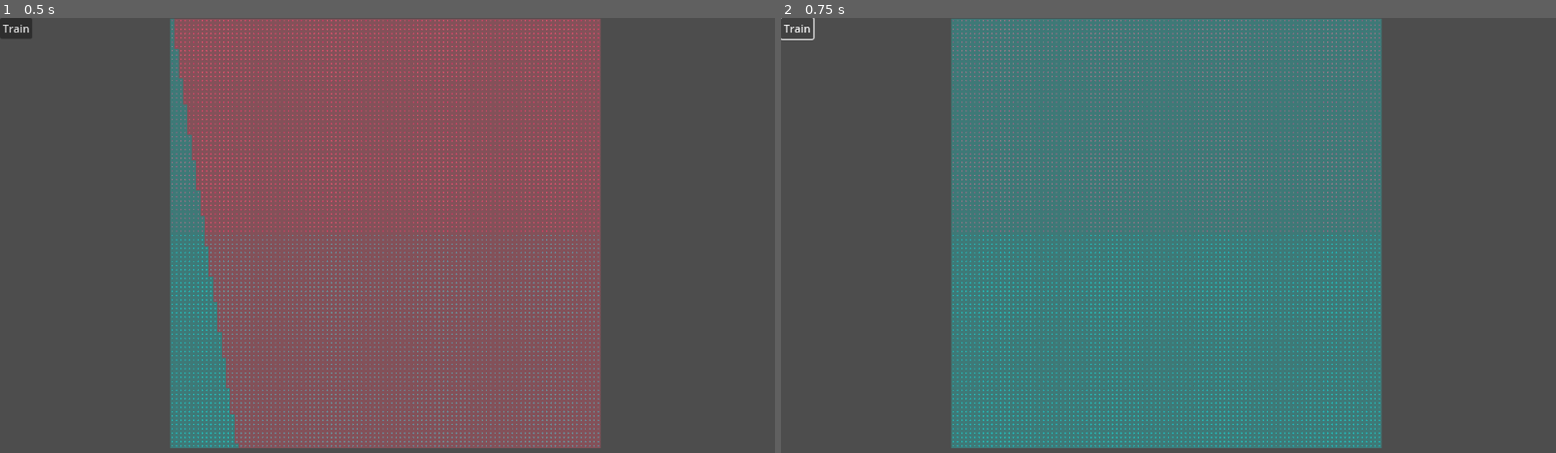
Above: before the commit, frames 1-2 (left to right).
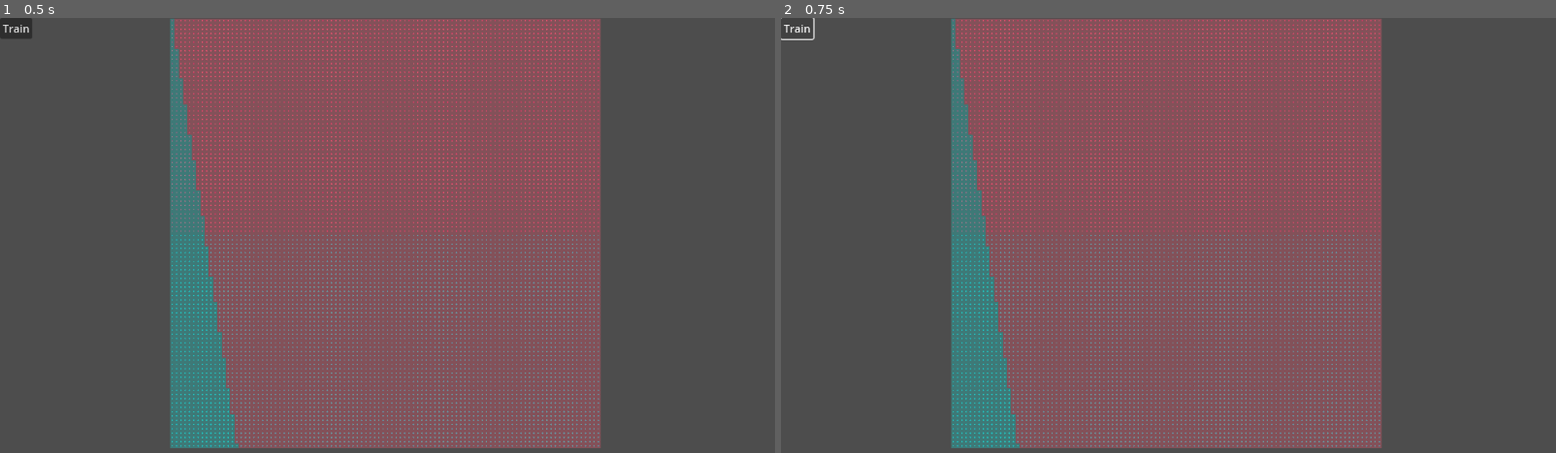
Above: after the commit, the same moments.

Repository: AlexAb123/Neural-Network
Game: Godot game, scene res://scenes/main.tscn
Two runs of this game, one before a commit and one after it. Both use one fixed random seed, a clock stepped at 60 frames per second and the inputs below.
Inputs:
- Up to frame 1 (0.5 s): no input
- Up to frame 2 (0.75 s): click "Train" at 0.5 s

Frame 1 is identical in both runs. In frame 2, 50% of the frame differs, in the area x 22-78%, y 0-99%.

Commit message:
nans were from the wird stuff with softmax and cross entropy, just hardcode the derivatives instead

Diff:
--- a/saves/neural_network_save.json
+++ b/saves/neural_network_save.json
@@ -1 +1 @@
-{"cost":"CROSS_ENTROPY","layers":[{"activation":"LEAKY_RELU","bias_gradients":[0,0,0],"biases":[-0.00426620662212,-0.00378046572208,-0.00291492521763],"deltas":[0,0,0],"input_count":2,"output_count":3,"outputs":[0,0,51.1278309678073],"weight_gradients":[[0,0],[0,0],[0,0]],"weighted_sums":[-126.44328140782,-67.8919334277348,51.1278309678073],"weights":[[-2.3344992969221,0.652815376506083],[-1.23690990913769,0.0472973468534762],[0.911019262218591,0.341562157000801]]},{"activation":"SOFTMAX","bias_gradients":[0,0],"biases":[-0.1227256550109,0.118436401805841],"deltas":[0.440000000000047,-0.44000000000005],"input_count":3,"output_count":2,"outputs":[0.440000000000035,0.559999999999965],"weight_gradients":[[0,0,0],[0,0,0]],"weighted_sums":[-0.1227256550109,0.118436401805841],"weights":[[0,0,0],[0,0,0]]}]}
+{"cost":"CROSS_ENTROPY","layers":[{"activation":"RELU","bias_gradients":[0],"biases":[-0.00076482241005],"deltas":[0.0234629143729761],"input_count":2,"output_count":1,"outputs":[0],"weight_gradients":[[0,0]],"weighted_sums":[-2.83331638010039],"weights":[[0.156857625761984,-0.61606563137199]]},{"activation":"SOFTMAX","bias_gradients":[0,0],"biases":[-0.00179974662365,0.00179974662365017],"deltas":[0.499148176325702,-0.4991481763257],"input_count":1,"output_count":2,"outputs":[0.499100127659763,0.500899872340237],"weight_gradients":[[0],[0]],"weighted_sums":[-0.00179974662365,0.00179974662365017],"weights":[[0.423566512073875],[0.376637499974192]]}]}
--- a/scripts/layer.gd
+++ b/scripts/layer.gd
@@ -55,8 +55,12 @@
 	return outputs
 
 func calculate_output_layer_deltas(label: Array, cost: Cost):
-	for node_out in output_count:
-		deltas[node_out] = activation.derivative(weighted_sums, node_out) * cost.derivative(outputs[node_out], label[node_out])
+	if activation.get_type() == "SOFTMAX" and cost.get_type() == "CROSS_ENTROPY":
+		for node_out in output_count:
+			deltas[node_out] = outputs[node_out] - label[node_out]
+	else:
+		for node_out in output_count:
+			deltas[node_out] = activation.derivative(weighted_sums, node_out) * cost.derivative(outputs[node_out], label[node_out])
 
 func calculate_hidden_layer_deltas(next_layer: Layer):
 	for i in deltas.size():
@@ -67,14 +71,14 @@
 	for i in output_count:
 		deltas[i] *= activation.derivative(weighted_sums, i)
 
-func update_gradients():
+func update_gradients(gradient_clamp: float):
 	for node_out in output_count:
 		for node_in in input_count:
 			# Acculumate because we will reset it when we apply it (which will be after every batch, which we take the average with respect to)
-			weight_gradients[node_out][node_in] += deltas[node_out] * weights[node_out][node_in]
+			weight_gradients[node_out][node_in] += clamp(deltas[node_out] * weights[node_out][node_in], -gradient_clamp, gradient_clamp)
 
 	for node_out in output_count:
-		bias_gradients[node_out] += deltas[node_out]
+		bias_gradients[node_out] += clamp(deltas[node_out], -gradient_clamp, gradient_clamp)
 
 func apply_gradients(learn_rate: float, batch_size: int):
 
--- a/scripts/main.gd
+++ b/scripts/main.gd
@@ -94,9 +94,10 @@
 
 var data_index = 0
 func _on_train_button_pressed():
-	for i in range(25):
+	print(net)
+	for i in range(250):
 		#await get_tree().process_frame
-		net.train(data_batches[data_index], label_batches[data_index], 0.05, 100)
+		net.train(data_batches[data_index], label_batches[data_index], 0.001, 1, 0)
 		update_boxes()
 		data_index += 1
 		if data_index == data_batches.size():
--- a/scripts/neural_network.gd
+++ b/scripts/neural_network.gd
@@ -26,16 +26,16 @@
 		output = layer.calculate_output(output)
 	return output
 
-func back_propagate(label: Array):
+func back_propagate(label: Array, gradient_clamp: float):
 	layers[layers.size() - 1].calculate_output_layer_deltas(label, cost)
 	for i in range(layers.size() - 2, -1, -1):
 		layers[i].calculate_hidden_layer_deltas(layers[i+1])
-	update_all_gradients()
+	update_all_gradients(gradient_clamp)
 
-func update_all_gradients():
+func update_all_gradients(gradient_clamp: float):
 	# Accumulate gradients for each layer
 	for layer in layers:
-		layer.update_gradients()
+		layer.update_gradients(gradient_clamp)
 
 func apply_all_gradients(learn_rate: float, batch_size: int):
 	for layer in layers:
@@ -45,13 +45,14 @@
 	for layer in layers:
 		layer.reset_gradients()
 
-func train(data: Array, labels: Array, learn_rate: float, epochs: int):
+func train(data: Array, labels: Array, learn_rate: float, epochs: int, gradient_clamp):
 	for epoch in epochs:
 		for i in data.size():
 			var data_point = data[i]
 			var label = labels[i]
 			forward_propagate(data_point)
-			back_propagate(label)
+			back_propagate(label, gradient_clamp)
+		print(self)
 		apply_all_gradients(learn_rate, data.size())
 		reset_all_gradients()
 
